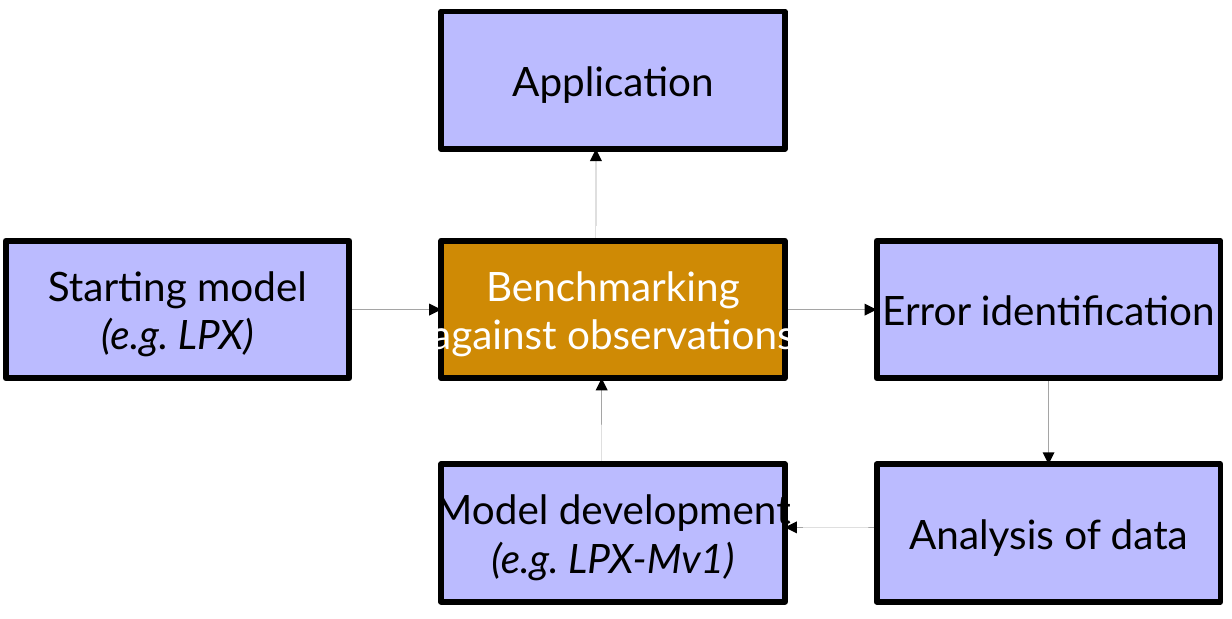
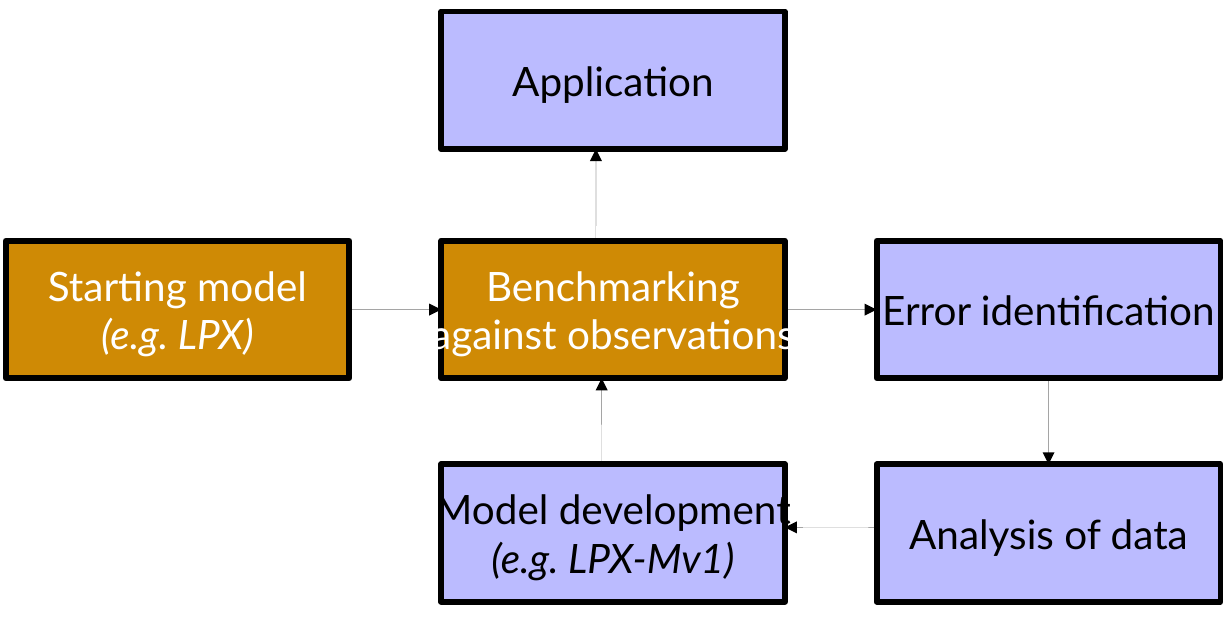
Before and after one commit to douglask3/r-cv, a slide deck: slide 8 of CEHlandSurface/images/PresStructure.odp. Drawn at 1232x619 pixels with LibreOffice and Linux fonts; fonts in the diff are those of the drawing. Boxes give left, top, right and bottom in pixels: in the first picture for what was removed or moved away, otherwise in the second. Text is boxed around its words. In the diff, an @@ line names an element or a change of style, - is before the commit and + after.

```diff
--- a/CEHlandSurface/images/PresStructure.odp
+++ b/CEHlandSurface/images/PresStructure.odp
@@ rectangle "Starting model (e.g. LPX)" at <box>6,240,349,377</box>: text colour #000000 to #FFFFFF; fill #BBBBFF to #CF8A05 @@
```
Also in this commit, not shown: 2 other slides changed, 10 other files.
